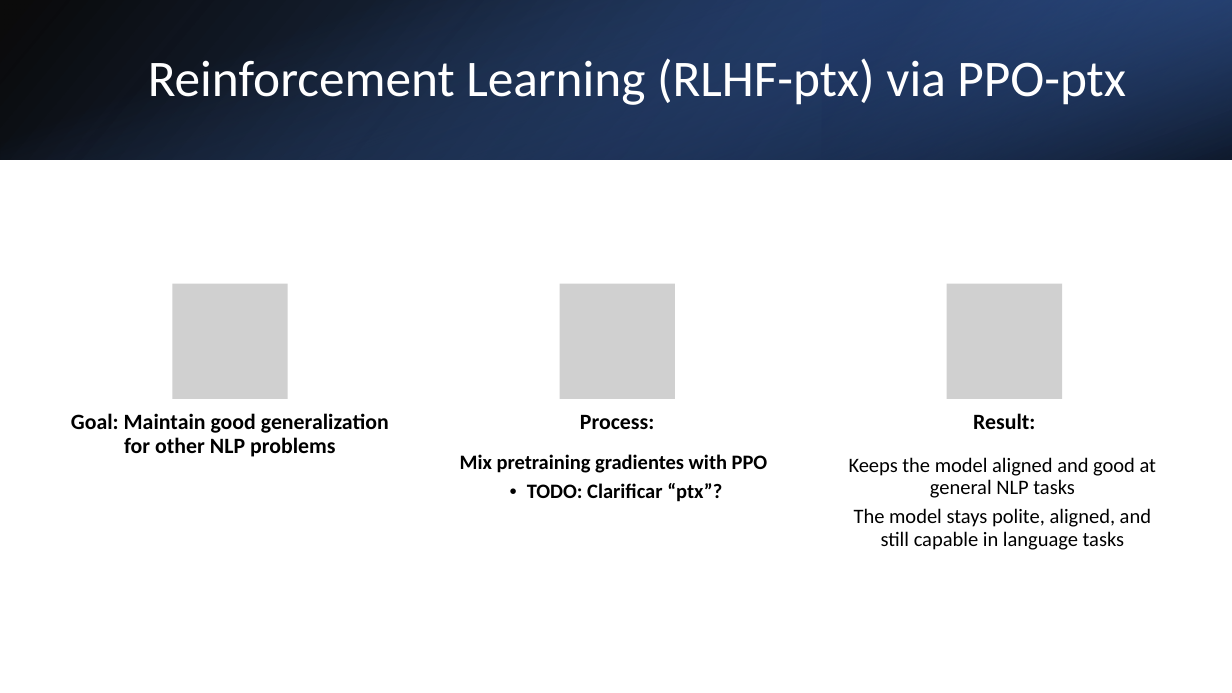
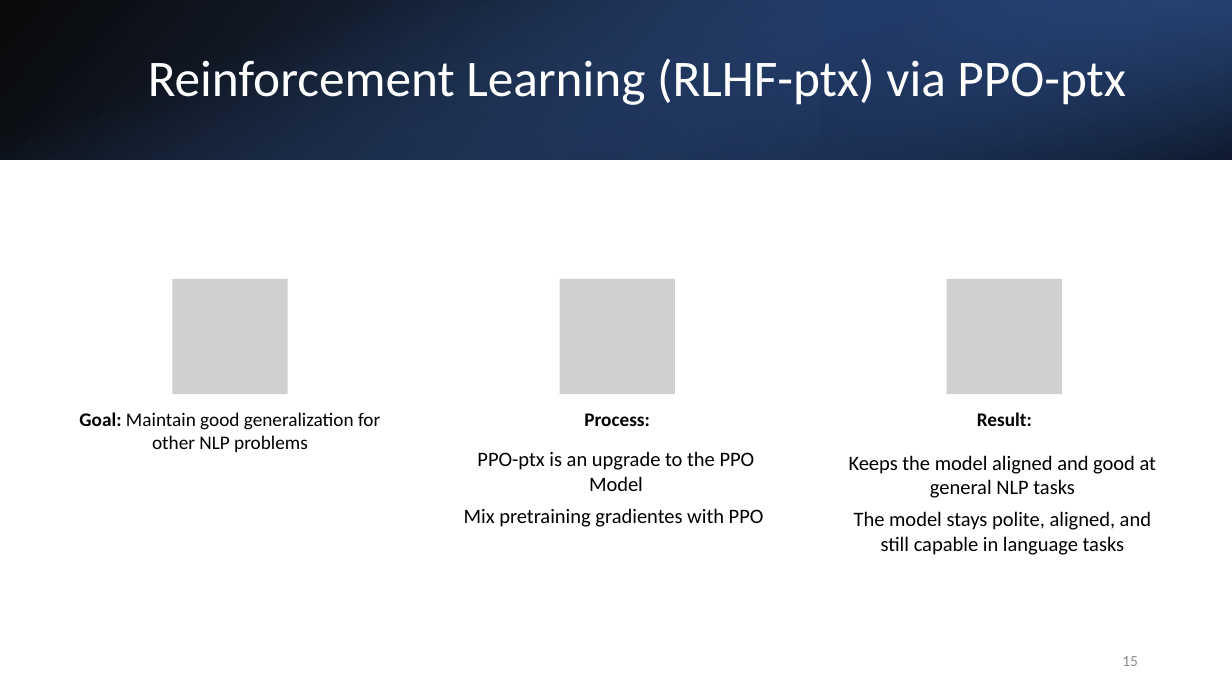
Before and after one commit to logus2k/genai_paper, a slide deck: slide 15 of final/final_version.pptx. Drawn at 1232x693 pixels with LibreOffice and Linux fonts; fonts in the diff are those of the drawing; grey boxes stand for pictures. Boxes give left, top, right and bottom in pixels: in the first picture for what was removed or moved away, otherwise in the second. Text is boxed around its words. In the diff, an @@ line names an element or a change of style, - is before the commit and + after.

```diff
--- a/final/final_version.pptx
+++ b/final/final_version.pptx
@@ 3 pictures: place and size @@
-3 pictures at [173,284,1063,399]
+3 pictures at [173,279,1063,395]
@@ text "Goal: Maintain good generalization for ..." at [79,412,380,452]: size 17 to 15 pt, bold off; line spacing 0.9 to 1 @@
@@ text "Process:" at [584,413,650,426]: size 17 to 15 pt; line spacing 0.9 to 1 @@
@@ text "Result:" at [977,412,1032,426]: size 17 to 15 pt; line spacing 0.9 to 1 @@
@@ text at [477,451,755,491]: paragraph added @@
+PPO-ptx is an upgrade to the PPO Model
@@ text "Keeps the model aligned and ..." at [849,455,1156,555]: line spacing 0.9 to 1 @@
@@ text at [464,508,764,527]: bold off in "Mix pretraining gradientes with PPO"; line spacing 0.9 to 1 @@
@@ text at [527,483,722,502]: paragraph removed @@
-  • TODO: Clarificar “ptx”?
@@ page number added at [1122,656,1138,666], 12 pt, text #8C8C8C @@
+15
```
Also in this commit, not shown: 26 other slides changed.
